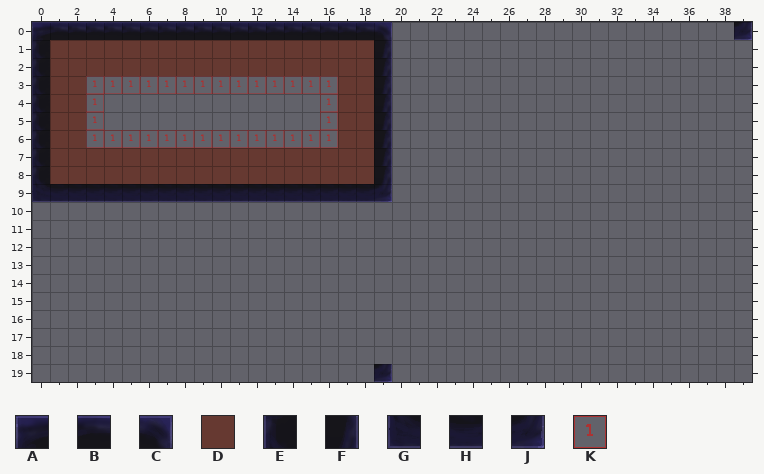
One commit to this Tiled map: assets/maps/map1.tmx. Above, as it was before the edit.
Cells are 32x32 px. Shown: x 0..39, y 0..19.
Key: from "test_tile_map-sheet": A 4, B 5, C 6, D 11, E 14, F 16, G 24, H 25, J 26, K 28.
_ is an empty cell.
Objects are placed by their top-left corner, in cells (3,4 is the top-left corner of cell 3,4); size is 1x1 cell unless given.
Layer "Background" before, first column x 0:
 0 ABBBBBBBBBBBBBBBBBBC___________________J
 1 EDDDDDDDDDDDDDDDDDDF____________________
 2 EDDDDDDDDDDDDDDDDDDF____________________
 3 EDDKKKKKKKKKKKKKKDDF____________________
 4 EDDK____________KDDF____________________
 5 EDDK____________KDDF____________________
 6 EDDKKKKKKKKKKKKKKDDF____________________
 7 EDDDDDDDDDDDDDDDDDDF____________________
 8 EDDDDDDDDDDDDDDDDDDF____________________
 9 GHHHHHHHHHHHHHHHHHHJ____________________
10 ________________________________________
11 ________________________________________
12 ________________________________________
13 ________________________________________
14 ________________________________________
15 ________________________________________
16 ________________________________________
17 ________________________________________
18 ________________________________________
19 ___________________J____________________
Now the later version:
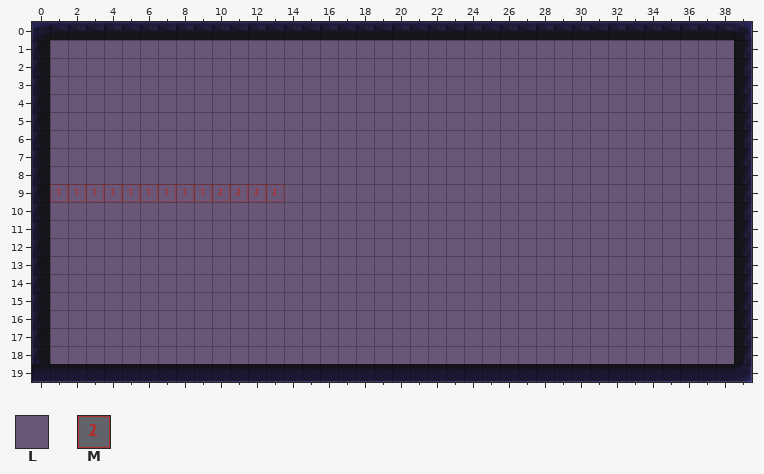
Further tiles: from "test_tile_map-sheet": L 8, M 29.
See-through tiles are keyed as they look on the map.
Edits made:
Layer "Background":
y 0: x 19..39 C___________________J -> BBBBBBBBBBBBBBBBBBBBC
y 1..2: x 1..19 DDDDDDDDDDDDDDDDDDF -> LLLLLLLLLLLLLLLLLLL; x 39 _ -> F
y 3: x 1..19 DDKKKKKKKKKKKKKKDDF -> LLLLLLLLLLLLLLLLLLL; x 39 _ -> F
y 4..5: x 1..3 DDK -> LLL; x 16..19 KDDF -> LLLL; x 39 _ -> F
y 6: x 1..19 DDKKKKKKKKKKKKKKDDF -> LLLLLLLLLLLLLLLLLLL; x 39 _ -> F
y 7..8: x 1..19 DDDDDDDDDDDDDDDDDDF -> LLLLLLLLLLLLLLLLLLL; x 39 _ -> F
y 9: x 0..19 GHHHHHHHHHHHHHHHHHHJ -> ELLLLLLLLLLLLLLLLLLL; x 39 _ -> F
y 10..18: x 0 _ -> E; x 39 _ -> F
y 19: x 0..39 ___________________J____________________ -> HHHHHHHHHHHHHHHHHHHHHHHHHHHHHHHHHHHHHHHJ
Layer "PlayTiles" (added):
added: K "num_1" at 1,9
added: K "num_1" at 2,9
added: K "num_1" at 3,9
added: K "num_1" at 4,9
added: K "num_1" at 5,9
added: K "num_1" at 6,9
added: K "num_1" at 7,9
added: K "num_1" at 8,9
added: K "num_1" at 9,9
added: M "num_2" at 10,9
added: M "num_2" at 11,9
added: M "num_2" at 12,9
added: M "num_2" at 13,9
